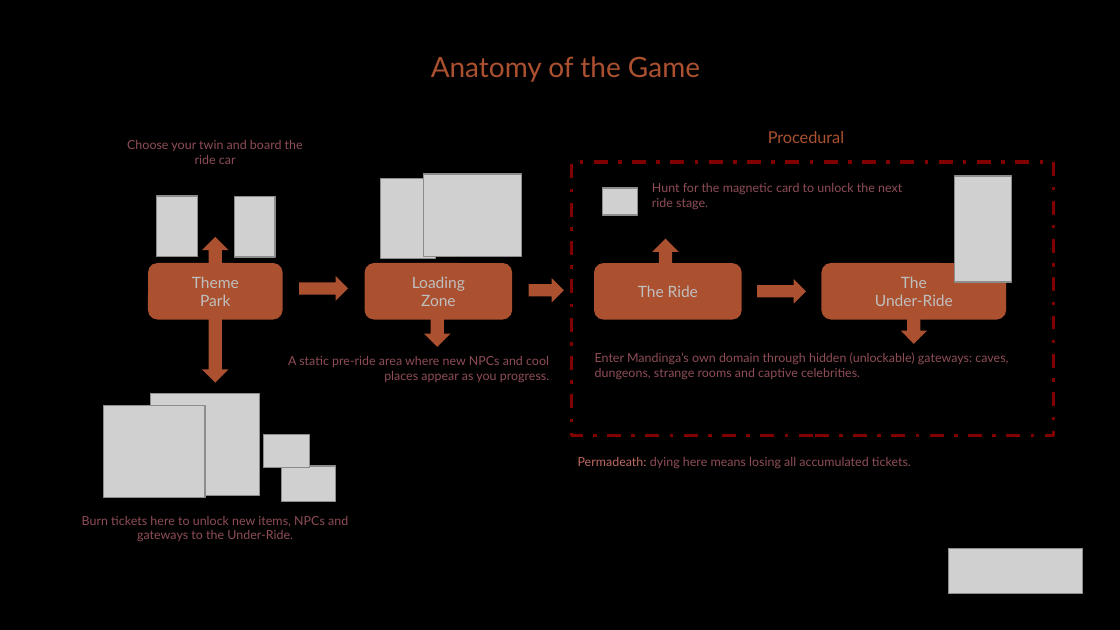
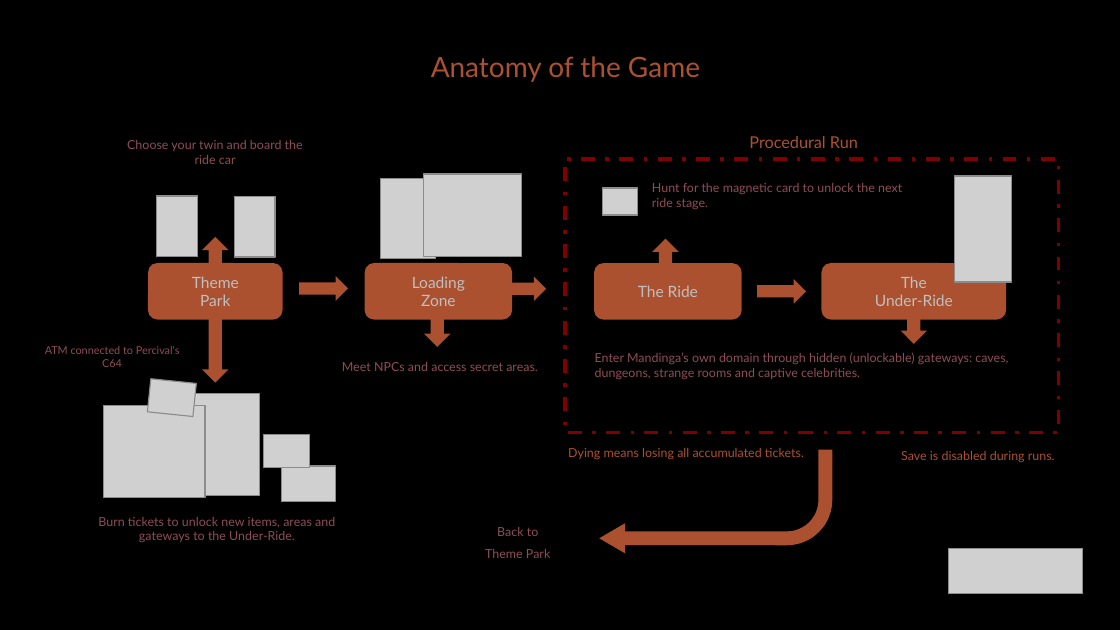
Before and after one commit to diegohcanepa/Remizione, a slide deck: slide 7 of Pitch Deck.pptx. Drawn at 1120x630 pixels with LibreOffice and Linux fonts; fonts in the diff are those of the drawing; grey boxes stand for pictures; background and template pictures are left out. Boxes give left, top, right and bottom in pixels: in the first picture for what was removed or moved away, otherwise in the second. Text is boxed around its words. In the diff, an @@ line names an element or a change of style, - is before the commit and + after.

```diff
--- a/Pitch Deck.pptx
+++ b/Pitch Deck.pptx
@@ text at box(749, 136, 858, 148): text changed @@
-Procedural
+Procedural Run
@@ rectangle: place and size @@
-rectangle at box(571, 162, 1053, 436)
+rectangle at box(564, 159, 1058, 432)
@@ right arrow: place and size @@
-right arrow at box(529, 278, 564, 302)
+right arrow at box(508, 277, 545, 301)
@@ text added at box(45, 346, 180, 367), 7 pt, text #8F4D57 @@
+ATM connected to Percival's C64
@@ picture added at box(147, 379, 196, 417) @@
@@ text at box(342, 362, 538, 371): text changed @@
-A static pre-ride area where new NPCs and cool places appear as you progress.
+Meet NPCs and access secret areas.
@@ text at box(568, 448, 804, 459): text changed; text colour #8F4D57 to #AB5130 @@
-Permadeath: dying here means losing all accumulated tickets.
+Dying means losing all accumulated tickets.
@@ bent arrow added at box(599, 450, 832, 554), fill #AB5130 @@
@@ text added at box(901, 451, 1055, 462), 8 pt, text #AB5130 @@
+Save is disabled during runs.
@@ text at box(98, 517, 335, 542): text changed @@
-Burn tickets here to unlock new items, NPCs and gateways to the Under-Ride.
+Burn tickets to unlock new items, areas and gateways to the Under-Ride.
@@ text added at box(485, 527, 550, 558), 8 pt, text #8F4D57 @@
+Back to
+Theme Park
```
Also in this commit, not shown: 7 other slides changed, 2 slides added, 1 slide removed, 9 other files.
